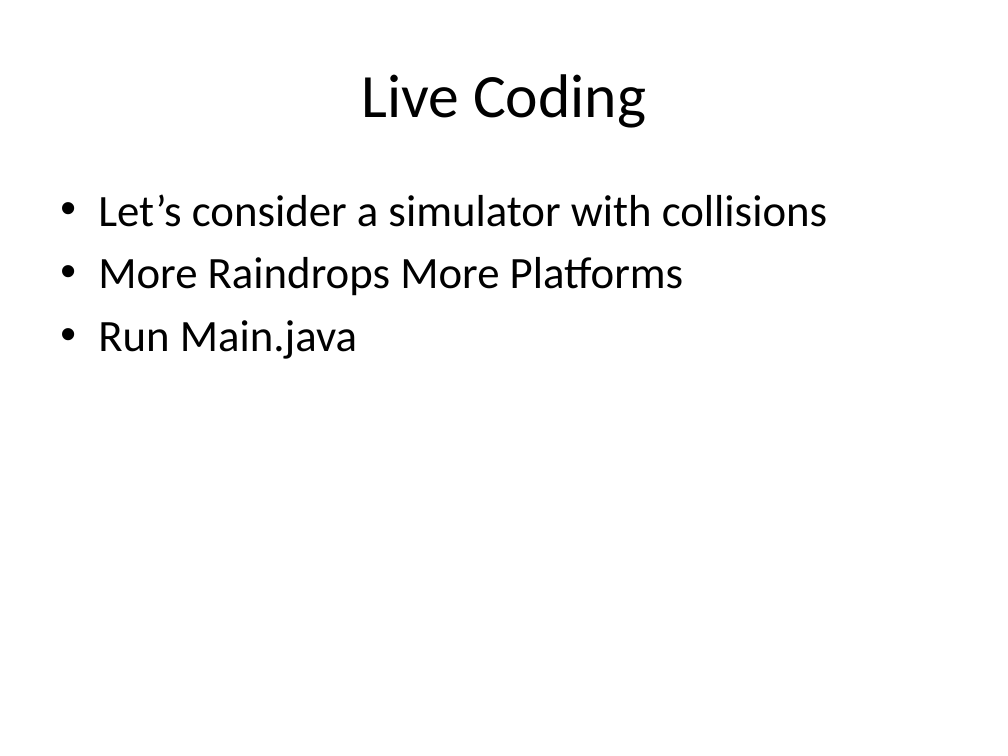
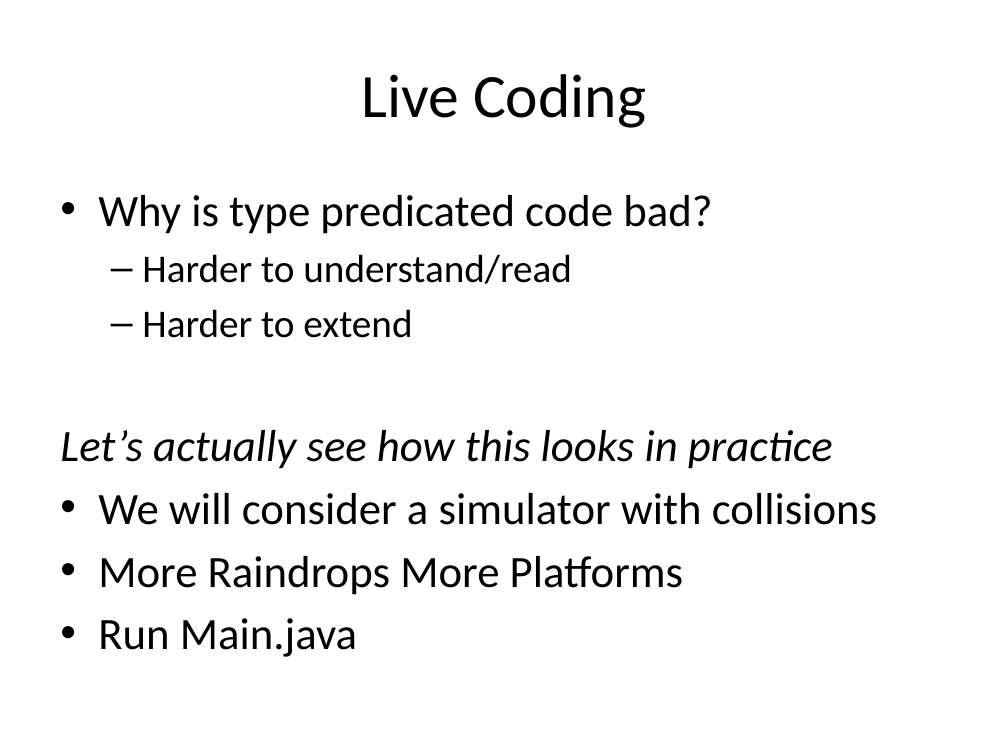
Before and after one commit to RHIT-CSSE/csse220, a slide deck: slide 5 of ClassMaterials/ProjectWorkday1/Slides/DesignInheritance.pptx. Drawn at 1008x756 pixels with LibreOffice and Linux fonts; fonts in the diff are those of the drawing. Boxes give left, top, right and bottom in pixels: in the first picture for what was removed or moved away, otherwise in the second. Text is boxed around its words. In the diff, an @@ line names an element or a change of style, - is before the commit and + after.

```diff
--- a/ClassMaterials/ProjectWorkday1/Slides/DesignInheritance.pptx
+++ b/ClassMaterials/ProjectWorkday1/Slides/DesignInheritance.pptx
@@ text at (60,195,877,525): text changed @@
-• Let’s consider a simulator with collisions
+• Why is type predicated code bad?
+  – Harder to understand/read
+  – Harder to extend
+Let’s actually see how this looks in practice
+• We will consider a simulator with collisions
```
Also in this commit, not shown: 5 other slides changed, 4 slides added, 1 slide removed.
